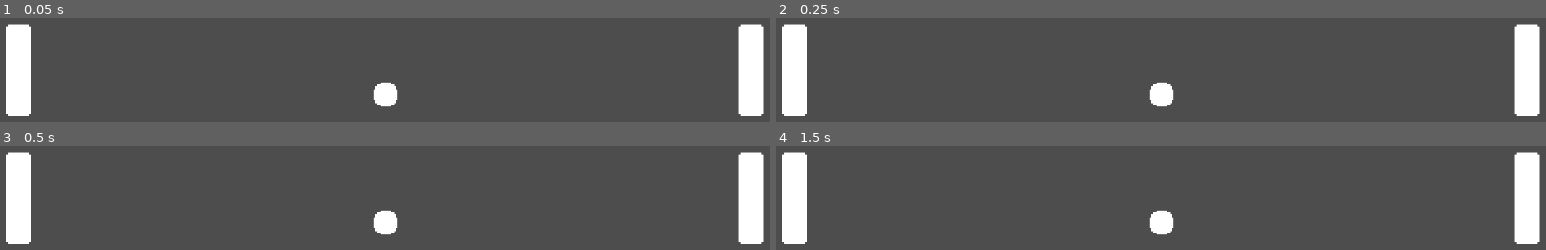
Above: before the commit, frames 1-4 (two rows, left to right).
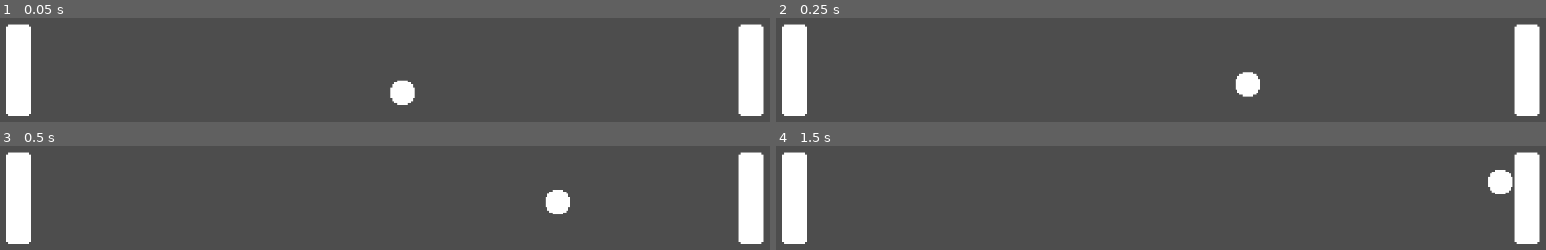
Above: after the commit, the same moments.

Repository: Mimi522/Godot-20-Game-Challenge
Game: Godot game, scene res://scenes/game.tscn
Two runs of this game, one before a commit and one after it. Both use one fixed random seed, a clock stepped at 60 frames per second and the inputs below.
Inputs:
- Up to frame 1 (0.05 s): no input
- Up to frame 2 (0.25 s): no input
- Up to frame 3 (0.5 s): no input
- Up to frame 4 (1.5 s): tap Enter at 1.25 s

The runs differ from the first frame. In frame 1, 1.0% of the frame differs, in the area x 48-54%, y 59-86%; in frame 2, 1.3%, in the area x 48-63%, y 51-86%; in frame 3, 1.3%; in frame 4, 1.3%.

Commit message:
feat: change ball to kinematic body

Diff:
--- /dev/null
+++ b/Pong/scenes/ball.gd
@@ -0,0 +1,13 @@
+extends CharacterBody2D
+
+var direction
+var speed = 500
+
+# Called when the node enters the scene tree for the first time.
+func _ready():
+	var angle = randf_range(-PI / 4, PI / 4)
+	direction = Vector2(cos(angle), sin(angle))
+
+# Called every frame. 'delta' is the elapsed time since the previous frame.
+func _process(delta):
+	move_and_collide(direction * delta * speed)
--- a/Pong/scenes/ball.tscn
+++ b/Pong/scenes/ball.tscn
@@ -1,12 +1,13 @@
-[gd_scene load_steps=3 format=3 uid="uid://b8sy1nembnrqr"]
+[gd_scene load_steps=4 format=3 uid="uid://b8sy1nembnrqr"]
 
 [ext_resource type="Texture2D" uid="uid://d3sxfjsk1bl6o" path="res://sprites/pong_sprite_sheet.png" id="1_8dlqc"]
+[ext_resource type="Script" path="res://scenes/ball.gd" id="1_qqtr4"]
 
 [sub_resource type="CircleShape2D" id="CircleShape2D_7s65p"]
 radius = 8.06226
 
-[node name="Ball" type="RigidBody2D"]
-gravity_scale = 0.0
+[node name="Ball" type="CharacterBody2D"]
+script = ExtResource("1_qqtr4")
 
 [node name="CollisionShape2D" type="CollisionShape2D" parent="."]
 scale = Vector2(2.5, 2.5)
